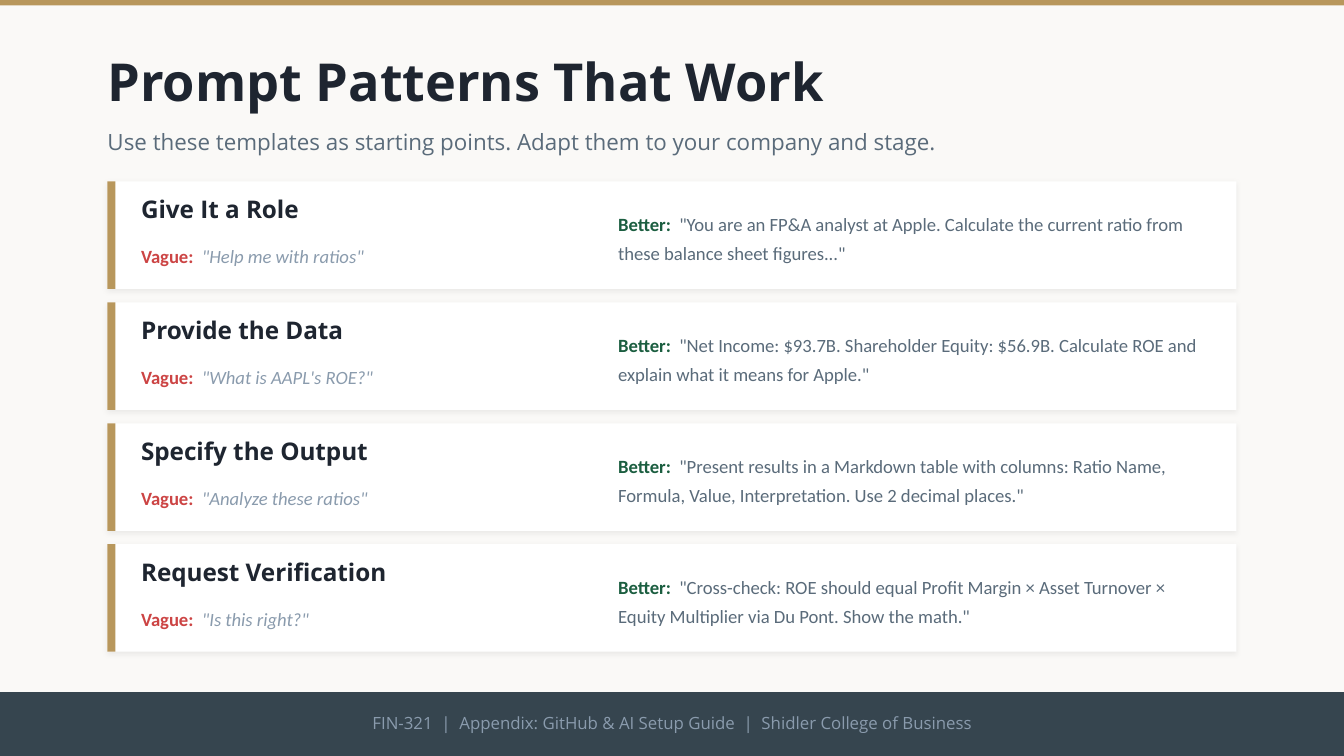
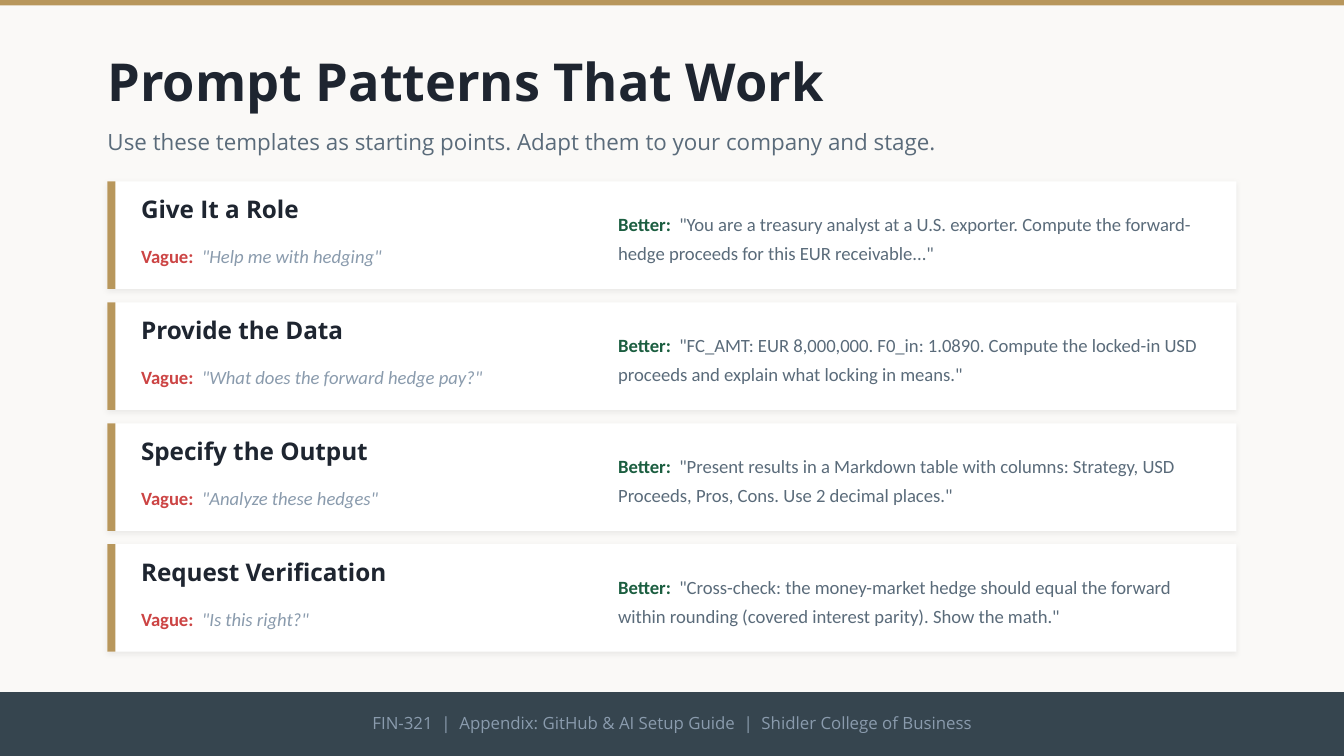
Before and after one commit to adamwstauffer/shidler, a slide deck: slide 28 of courses/International-Finance-And-Securities/projects/fx-hedging/FX-Hedging-Project.pptx (slide 26 before the commit). Drawn at 1344x756 pixels with LibreOffice and Linux fonts; fonts in the diff are those of the drawing. Boxes give left, top, right and bottom in pixels: in the first picture for what was removed or moved away, otherwise in the second. Text is boxed around its words. In the diff, an @@ line names an element or a change of style, - is before the commit and + after.

```diff
--- a/courses/International-Finance-And-Securities/projects/fx-hedging/FX-Hedging-Project.pptx
+++ b/courses/International-Finance-And-Securities/projects/fx-hedging/FX-Hedging-Project.pptx
@@ text at <box>618,218,1190,263</box>: text changed @@
-Better: "You are an FP&A analyst at Apple. Calculate the current ratio from these balance sheet figures..."
+Better: "You are a treasury analyst at a U.S. exporter. Compute the forward-hedge proceeds for this EUR receivable..."
@@ text at <box>141,250,381,266</box>: text changed @@
-Vague: "Help me with ratios"
+Vague: "Help me with hedging"
@@ text at <box>618,339,1197,384</box>: text changed @@
-Better: "Net Income: $93.7B. Shareholder Equity: $56.9B. Calculate ROE and explain what it means for Apple."
+Better: "FC_AMT: EUR 8,000,000. F0_in: 1.0890. Compute the locked-in USD proceeds and explain what locking in means."
@@ text at <box>141,371,483,387</box>: text changed @@
-Vague: "What is AAPL's ROE?"
+Vague: "What does the forward hedge pay?"
@@ text at <box>618,460,1175,505</box>: text changed @@
-Better: "Present results in a Markdown table with columns: Ratio Name, Formula, Value, Interpretation. Use 2 decimal places."
+Better: "Present results in a Markdown table with columns: Strategy, USD Proceeds, Pros, Cons. Use 2 decimal places."
@@ text at <box>141,492,378,508</box>: text changed @@
-Vague: "Analyze these ratios"
+Vague: "Analyze these hedges"
@@ text at <box>618,581,1171,626</box>: text changed @@
-Better: "Cross-check: ROE should equal Profit Margin × Asset Turnover × Equity Multiplier via Du Pont. Show the math."
+Better: "Cross-check: the money-market hedge should equal the forward within rounding (covered interest parity). Show the math."
```
Also in this commit, not shown: 14 other slides changed, 3 slides added, 1 slide removed.
